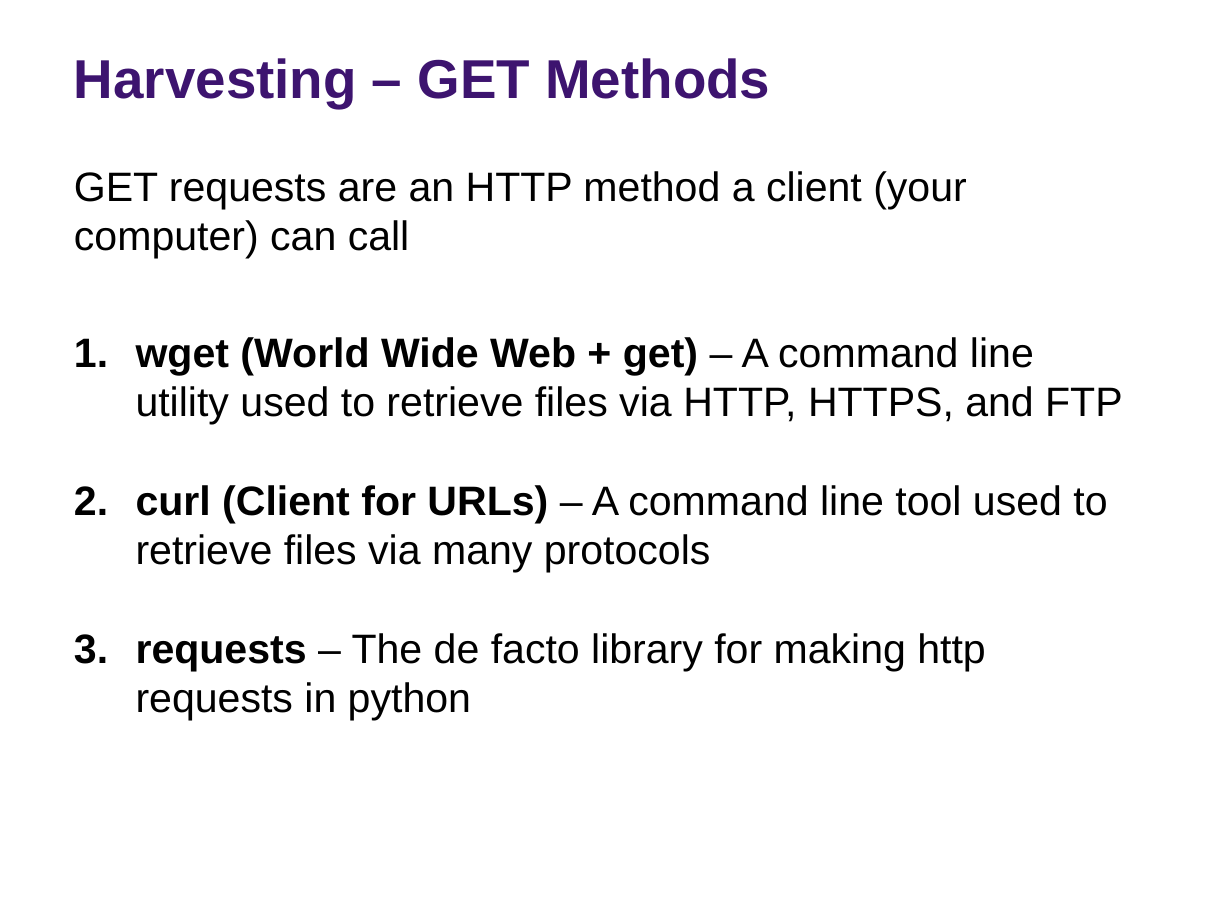
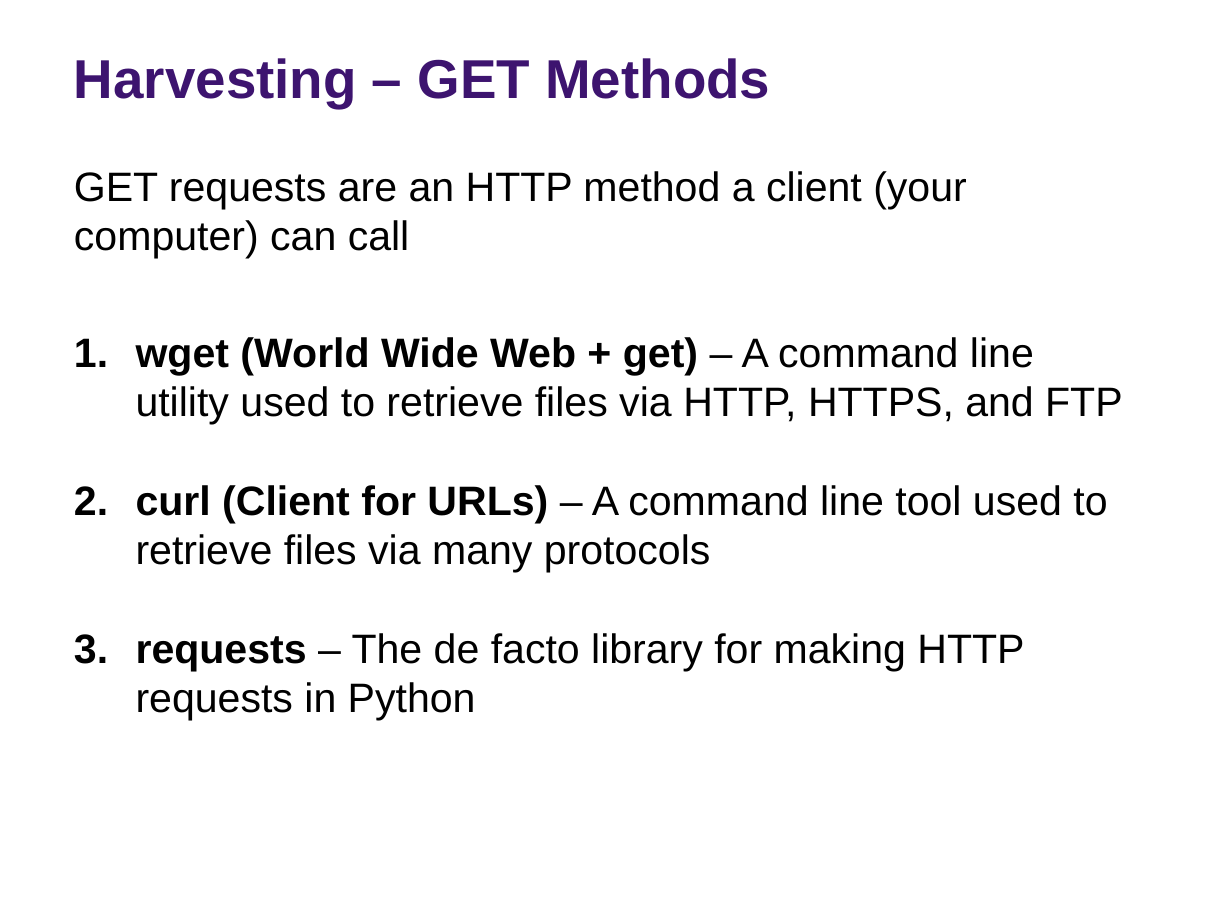
Before and after one commit to rs-kellogg/fellows_workshop, a slide deck: slide 13 of 2-harvest/Web_Harvesting.pptx (slide 11 before the commit). Drawn at 1232x924 pixels with LibreOffice and Linux fonts; fonts in the diff are those of the drawing; background and template pictures are left out. Boxes give left, top, right and bottom in pixels: in the first picture for what was removed or moved away, otherwise in the second. Text is boxed around its words. In the diff, an @@ line names an element or a change of style, - is before the commit and + after.

```diff
--- a/2-harvest/Web_Harvesting.pptx
+++ b/2-harvest/Web_Harvesting.pptx
@@ text at (136,633,1024,720): text changed @@
-3. requests – The de facto library for making http requests in python
+3. requests – The de facto library for making HTTP requests in Python
```
Also in this commit, not shown: 10 other slides changed, 4 slides added.
